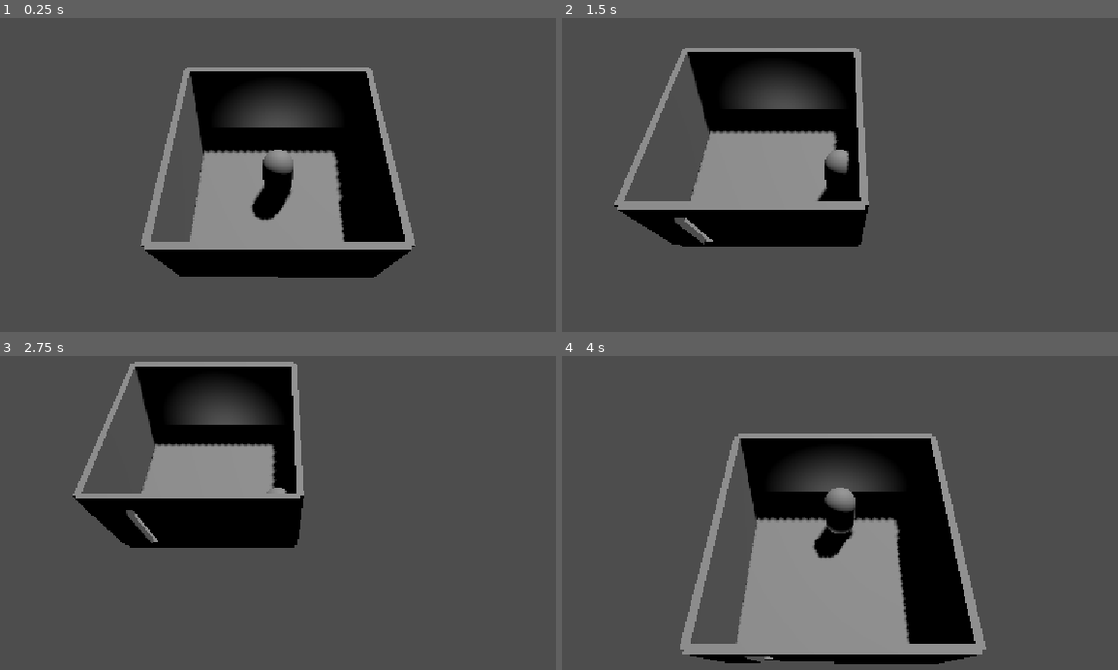
Above: before the commit, frames 1-4 (two rows, left to right).
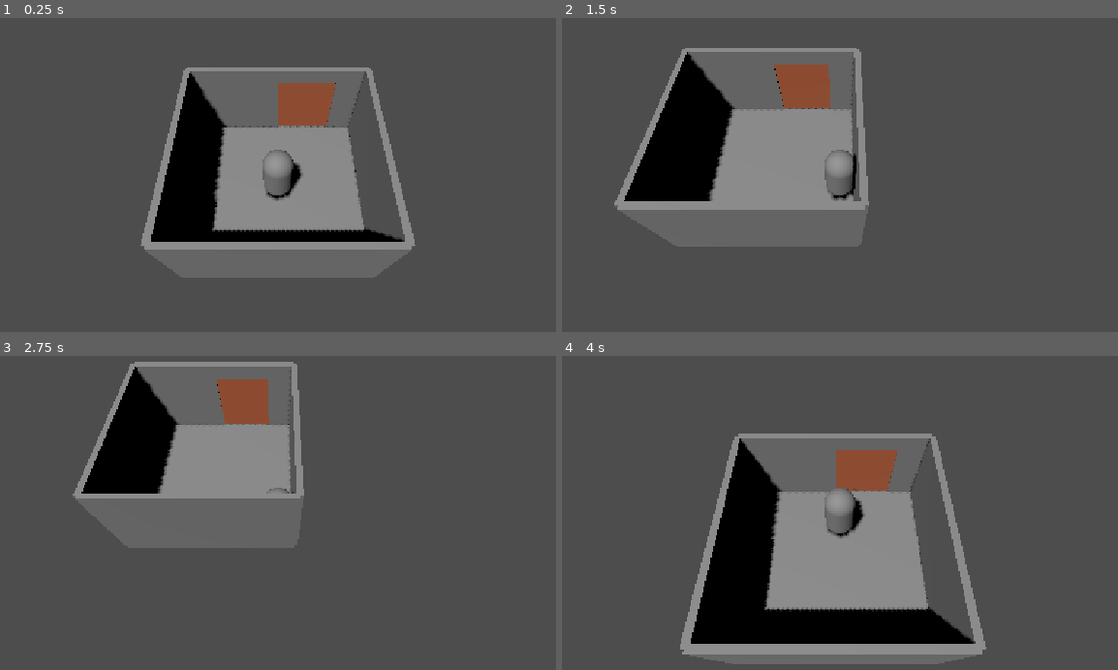
Above: after the commit, the same moments.

Repository: isolatedspace/hero-cell
Game: Godot game, scene res://hero_cell.tscn
Two runs of this game, one before a commit and one after it. Both use one fixed random seed, a clock stepped at 60 frames per second and the inputs below. The project has no main scene, so this scene is started directly.
Inputs:
- Up to frame 1 (0.25 s): no input
- Up to frame 2 (1.5 s): tap Enter (ui_accept) at 0.5, 1.35 s; hold D (move_right) 0.53-1.28 s; hold Enter (ui_accept) 0.53-1.28 s; hold S (move_down) from 1.28 s (still down)
- Up to frame 3 (2.75 s): tap Enter (ui_accept) at 1.52, 1.82 s; release S (move_down) at 2.03 s; hold D (move_right) from 2.03 s (still down); hold Enter (ui_accept) from 2.03 s (still down)
- Up to frame 4 (4 s): release D (move_right) at 2.78 s; release Enter (ui_accept) at 2.78 s; hold W (move_up) 2.78-3.53 s; tap Enter (ui_accept) at 2.85, 3.02, 3.32 s; hold A (move_left) from 3.53 s (still down); hold Enter (ui_accept) from 3.53 s (still down)

The runs differ from the first frame. In frame 1, 20% of the frame differs, in the area x 25-75%, y 16-83%; in frame 2, 17%; in frame 3, 15%; in frame 4, 22%, in the area x 22-75%, y 26-99%.

Commit message:
Fix sliding door stutter, decouple Area3D trigger, and correct hero movement axes

Diff:
--- a/hero.gd
+++ b/hero.gd
@@ -8,8 +8,8 @@
     if not is_on_floor():
         velocity.y -= gravity * delta
 
-    # 2. Get the directional input from your mapped WASD keys
-    var input_dir := Input.get_vector("move_left", "move_right", "move_up", "move_down")
+# Swapped move_right and move_left as well
+    var input_dir := Input.get_vector("move_right", "move_left", "move_down", "move_up")
 
     # 3. Translate that 2D input into 3D space (moving on the X and Z axes)
     var direction := Vector3(input_dir.x, 0, input_dir.y).normalized()
--- a/hero_cell.tscn
+++ b/hero_cell.tscn
@@ -13,7 +13,7 @@
 size = Vector3(3, 3, 0.2)
 
 [sub_resource type="BoxShape3D" id="BoxShape3D_1beno"]
-size = Vector3(3, 0.5, 0.2)
+size = Vector3(2, 0.5, 0.2)
 
 [sub_resource type="BoxMesh" id="BoxMesh_dbeke"]
 size = Vector3(1, 2.5, 0.2)
@@ -46,6 +46,9 @@
 [sub_resource type="CapsuleShape3D" id="CapsuleShape3D_1beno"]
 
 [sub_resource type="CapsuleMesh" id="CapsuleMesh_1beno"]
+
+[sub_resource type="BoxShape3D" id="BoxShape3D_x15vi"]
+size = Vector3(2, 0.2, 2)
 
 [node name="HeroCell" type="Node3D" unique_id=1694640515]
 
@@ -129,7 +132,7 @@
 [node name="CollisionShape3D" type="CollisionShape3D" parent="SlidingDoor/AnimatableBody3D" unique_id=151232406]
 shape = SubResource("BoxShape3D_kl5xk")
 
-[node name="Hero" type="CharacterBody3D" parent="." unique_id=939318034]
+[node name="Hero" type="CharacterBody3D" parent="." unique_id=939318034 groups=["Player"]]
 script = ExtResource("2_1pdgf")
 
 [node name="CollisionShape3D" type="CollisionShape3D" parent="Hero" unique_id=1567671349]
@@ -139,5 +142,15 @@
 mesh = SubResource("CapsuleMesh_1beno")
 
 [node name="Camera3D" type="Camera3D" parent="Hero" unique_id=1289160241]
-transform = Transform3D(1, 0, 0, 0, 0.49999997, 0.86602545, 0, -0.86602545, 0.49999997, 0, 8, 5)
+transform = Transform3D(-1, 7.5710346e-08, -4.3711385e-08, 0, 0.49999997, 0.86602545, 8.742278e-08, 0.86602545, -0.49999997, 0, 8, -5)
 current = true
+
+[node name="Area3D" type="Area3D" parent="." unique_id=428034874]
+transform = Transform3D(1, 0, 0, 0, 1, 0, 0, 0, 1, -1, 1.25, 3)
+
+[node name="CollisionShape3D" type="CollisionShape3D" parent="Area3D" unique_id=1421632526]
+transform = Transform3D(1, 0, 0, 0, 1, 0, 0, 0, 1, 0, -1, 0)
+shape = SubResource("BoxShape3D_x15vi")
+
+[connection signal="body_entered" from="Area3D" to="SlidingDoor" method="_on_area_3d_body_entered"]
+[connection signal="body_exited" from="Area3D" to="SlidingDoor" method="_on_area_3d_body_exited"]
--- a/sliding_door.gd
+++ b/sliding_door.gd
@@ -3,25 +3,36 @@
 var is_open = false
 var closed_position: Vector3
 var open_position: Vector3
+var tween: Tween # Store the tween so we can interrupt it
 
 func _ready():
     closed_position = position
-    # Calculates the open position by sliding 2.5 meters on the X axis.
-    # (Change to Vector3(0, 2.5, 0) if you want a vertical blast door instead!)
     open_position = closed_position + Vector3(2.5, 0, 0)
 
-func _input(event):
-    # Temporary test trigger: Pressing the Spacebar
-    if event.is_action_pressed("ui_accept"):
-        toggle_door()
+# 1. Connect your Area3D's "body_entered" signal to this function
+func _on_area_3d_body_entered(body):
+    if body.is_in_group("Player"):
+        open_door()
 
-func toggle_door():
-    # Create a Tween to animate the movement smoothly over 1 second
-    var tween = get_tree().create_tween()
+# 2. Connect your Area3D's "body_exited" signal to this function
+func _on_area_3d_body_exited(body):
+    if body.is_in_group("Player"):
+        close_door()
 
-    if is_open:
-        tween.tween_property(self, "position", closed_position, 1.0)
-    else:
-        tween.tween_property(self, "position", open_position, 1.0)
+func open_door():
+    if is_open: return
+    is_open = true
+    animate_door(open_position)
 
-    is_open = !is_open
+func close_door():
+    if not is_open: return
+    is_open = false
+    animate_door(closed_position)
+
+func animate_door(target_position: Vector3):
+    # Kill the previous tween if the player rapidly enters/exits the zone
+    if tween:
+        tween.kill()
+
+    tween = get_tree().create_tween()
+    tween.tween_property(self, "position", target_position, 1.0)
